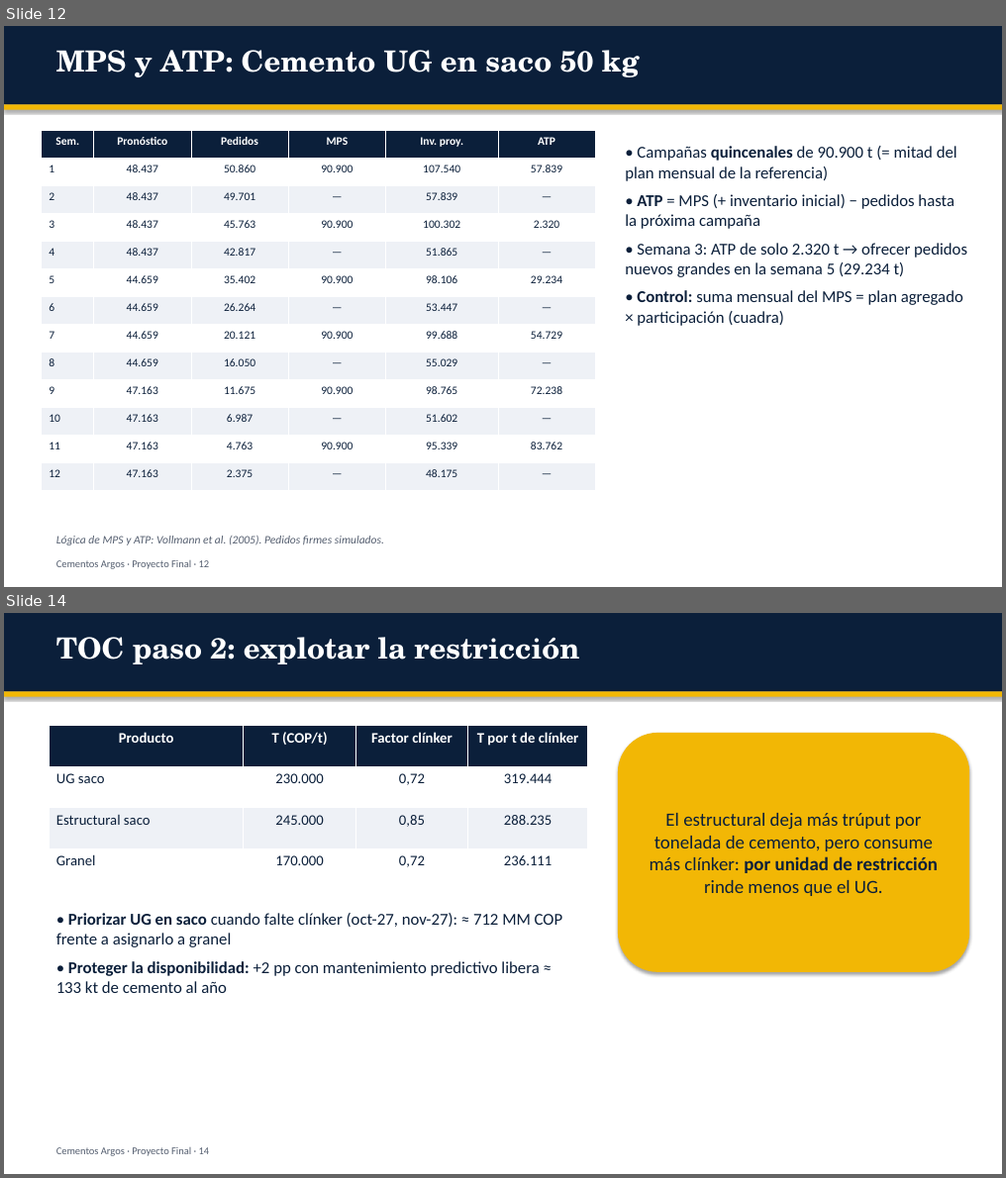
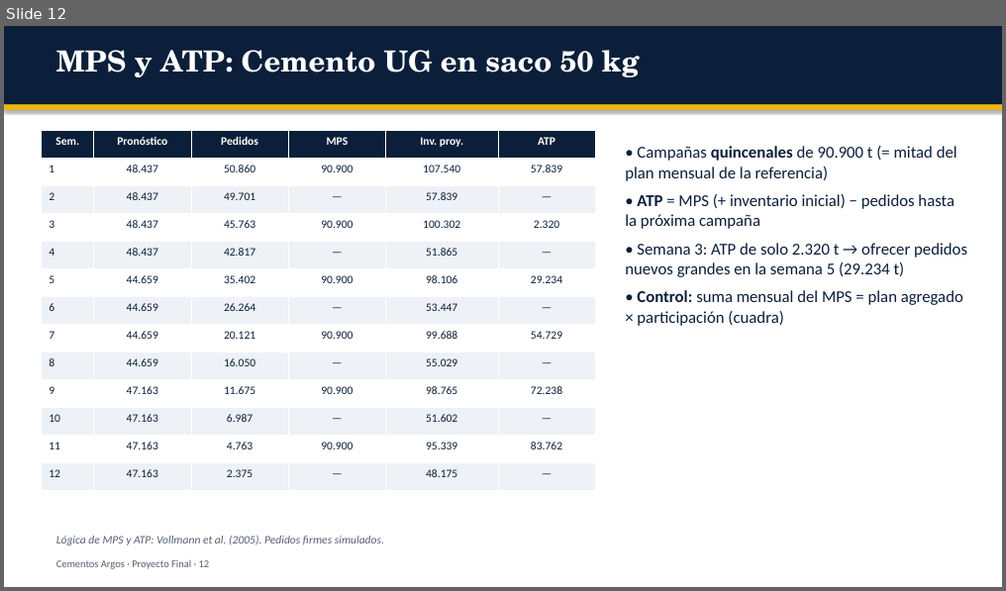
Before and after one commit to mauxysalcedo/mauxysalcedo.github.io, a slide deck: proyecto_final/Presentacion_Proyecto_Final_Argos.pptx. Shown one above the other, each under a label of ours: slides 12 and 14 before the commit, slide 12 after it; the slides between them are not shown. The pictures are 1006x1178 and 1006x591 pixels, drawn with LibreOffice and Linux fonts; fonts in the diff are those of the drawing. Boxes give left, top, right and bottom in pixels: in the first picture for what was removed or moved away, otherwise in the second. Text is boxed around its words. In the diff, an @@ line names an element or a change of style, - is before the commit and + after.

```diff
--- a/proyecto_final/Presentacion_Proyecto_Final_Argos.pptx
+++ b/proyecto_final/Presentacion_Proyecto_Final_Argos.pptx
@@ slide 14 removed at [4,613,1002,1174], background #FFFFFF @@
@@ rectangle removed at [4,613,1002,691] @@
@@ text removed at [56,637,579,664] @@
-TOC paso 2: explotar la restricción
@@ rectangle removed at [4,691,1002,697] @@
@@ table removed at [49,725,588,890], 4 rows, 4 columns @@
-Producto | T (COP/t) | Factor clínker | T por t de clínker
-UG saco | 230.000 | 0,72 | 319.444
-Estructural saco | 245.000 | 0,85 | 288.235
-Granel | 170.000 | 0,72 | 236.111
@@ rounded rectangle removed at [618,733,969,972] @@
-El estructural deja más trúput por tonelada de cemento, pero consume más clínker: por unidad de restricción rinde menos que el UG.
@@ text removed at [56,913,563,993] @@
-• Priorizar UG en saco cuando falte clínker (oct-27, nov-27): ≈ 712 MM COP frente a asignarlo a granel
-• Proteger la disponibilidad: +2 pp con mantenimiento predictivo libera ≈ 133 kt de cemento al año
@@ text removed at [56,1148,210,1157] @@
-Cementos Argos · Proyecto Final · 14
```
Also in this commit, not shown: 9 slides changed, 1 other slide removed, 11 other files.
